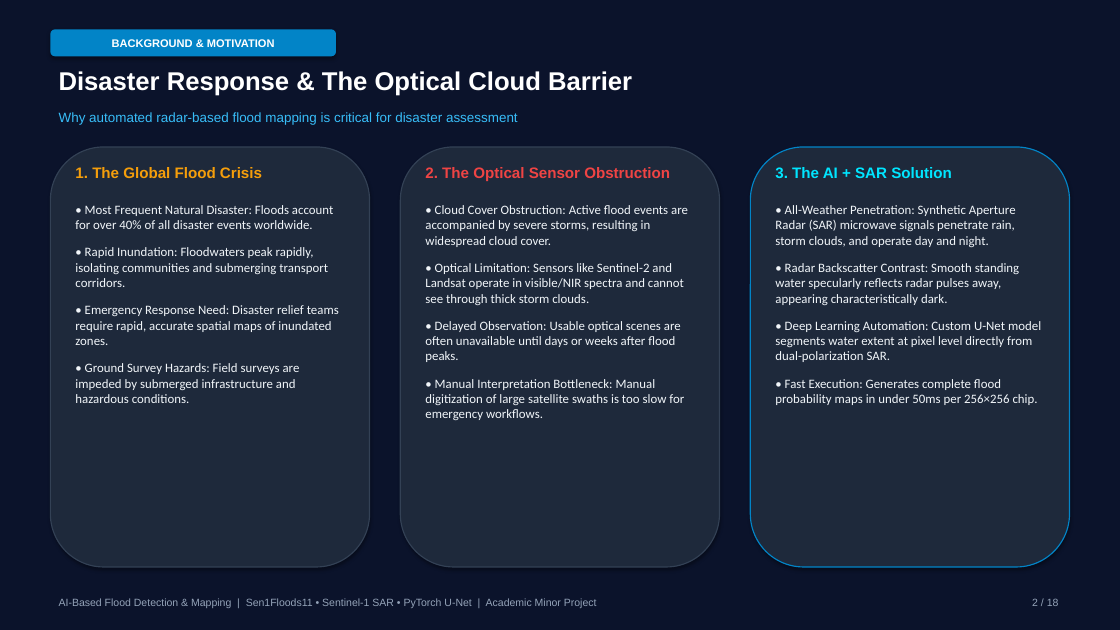
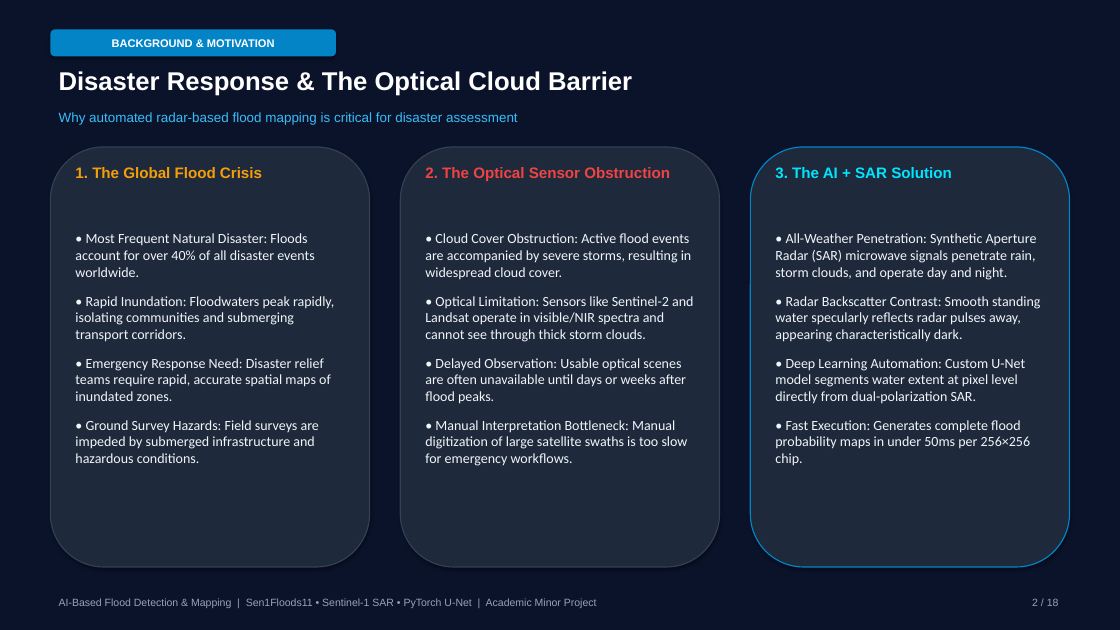
Before and after one commit to SupremeNexas/Ai-flood, a slide deck: slide 3 of AI_Flood_Detection_Minor_Project_Final.pptx (slide 2 before the commit). Drawn at 1120x630 pixels with LibreOffice and Linux fonts; fonts in the diff are those of the drawing. Boxes give left, top, right and bottom in pixels: in the first picture for what was removed or moved away, otherwise in the second. Text is boxed around its words. In the diff, an @@ line names an element or a change of style, - is before the commit and + after.

```diff
--- a/AI_Flood_Detection_Minor_Project_Final.pptx
+++ b/AI_Flood_Detection_Minor_Project_Final.pptx
@@ text "• Most Frequent Natural Disaster: ...": place and size @@
-text "• Most Frequent Natural Disaster: ..." at (75, 205, 339, 403)
+text "• Most Frequent Natural Disaster: ..." at (75, 233, 334, 463)
@@ text "• Cloud Cover Obstruction: Active ...": place and size @@
-text "• Cloud Cover Obstruction: Active ..." at (425, 205, 688, 420)
+text "• Cloud Cover Obstruction: Active ..." at (425, 233, 693, 466)
@@ size 11 to 12 pt in 3 elements at (75, 233, 334, 463), (425, 233, 693, 466), (775, 233, 1040, 466) @@
@@ text "• All-Weather Penetration: Synthetic Aperture ...": place and size @@
-text "• All-Weather Penetration: Synthetic Aperture ..." at (775, 205, 1041, 405)
+text "• All-Weather Penetration: Synthetic Aperture ..." at (775, 233, 1040, 466)
```
Also in this commit, not shown: 4 other slides changed, 1 slide added, 20 other files.
